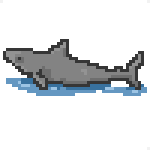
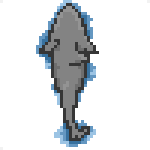
Revision of a layered 150 × 150 image; what changed, layer by layer:
added group "shark_land_01_U.png" with 4 layers above "shark_land_01_R.png" over (0, 0, 150, 150)
added layer "size copy 4" in group "shark_land_01_U.png" over (0, 0, 150, 150)
added layer "Layer 19" (2nd of 4, in "shark_land_01_U.png") in group "shark_land_01_U.png" over (39, 3, 99, 141)
added layer "Layer 20" (2nd of 4, in "shark_land_01_U.png") in group "shark_land_01_U.png" over (36, 0, 96, 147)
hid group "shark_land_01_L.png" (3 layers) over (0, 0, 150, 150)
